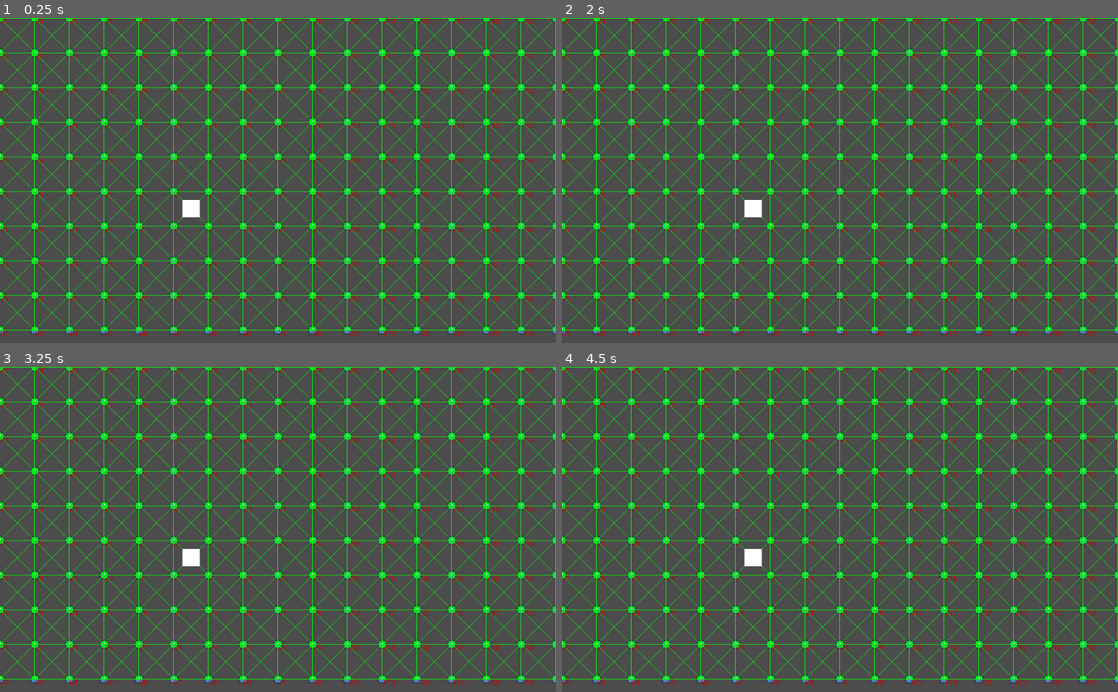
Above: before the commit, frames 1-4 (two rows, left to right).
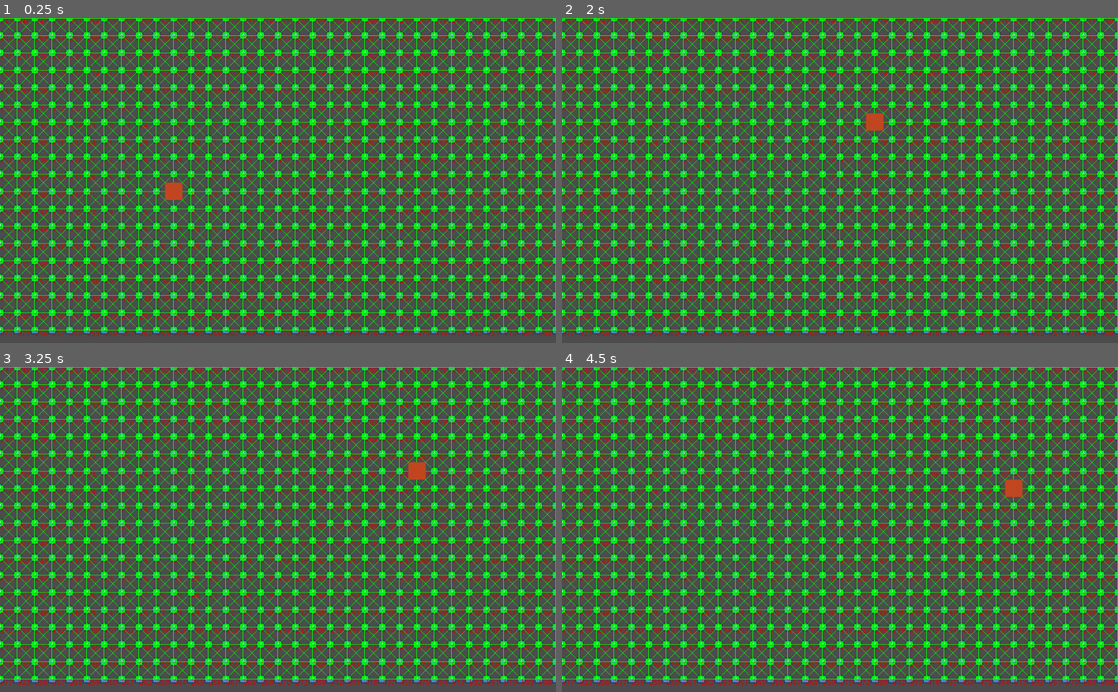
Above: after the commit, the same moments.

Repository: Nabiz/ZombieGameAI
Game: Godot game, scene res://Main.tscn
The game is run twice, just before and just after one commit, with the same random seed, the same clock (stepped at 60 frames per second) and the same inputs. The engine's default icon, where the game draws it, is replaced by a stand-in: a white triangle on a blue panel in a dark square.
Inputs:
- Up to frame 1 (0.25 s): no input
- Up to frame 2 (2 s): tap Space (ui_select) at 0.6, 0.77, 1.07, 1.35, 1.52, 1.82 s
- Up to frame 3 (3.25 s): tap Space (ui_select) at 2.1, 2.85, 3.02 s
- Up to frame 4 (4.5 s): tap Space (ui_select) at 3.32, 3.6, 3.77, 4.07, 4.35 s; tap Enter at 4.25 s

The runs differ from the first frame. In frame 1, 27% of the frame differs, in the area x 0-100%, y 0-98%; in frame 2, 27%; in frame 3, 27%; in frame 4, 27%.

Commit message:
add wandering cube

Diff:
--- /dev/null
+++ b/BotShooter/Bot.tscn
@@ -0,0 +1,13 @@
+[gd_scene format=2]
+
+[node name="Bot" type="Node2D"]
+
+[node name="ColorRect" type="ColorRect" parent="."]
+margin_left = -16.0
+margin_top = -16.0
+margin_right = 16.0
+margin_bottom = 16.0
+color = Color( 0.760784, 0.278431, 0.129412, 1 )
+__meta__ = {
+"_edit_use_anchors_": false
+}
--- a/BotShooter/Graph/Graph.gd
+++ b/BotShooter/Graph/Graph.gd
@@ -2,7 +2,7 @@
 
 var vertices = []
 var edges = []
-var n = 1
+var n = 2
 
 var edge_scene = load("res://Graph/Edge.tscn")
 
--- a/BotShooter/Graph/Vertex.gd
+++ b/BotShooter/Graph/Vertex.gd
@@ -1,6 +1,6 @@
 extends Area2D
 
-var id = 0
+var id = 1
 var vertex_scene = load("res://Graph/Vertex.tscn")
 var graph
 
@@ -13,7 +13,7 @@
 	for i in range(-1, 2):
 		for j in range(-1, 2):
 			if not (i == 0 and j == 0):
-				var neighbor = create_neighbor(position+Vector2(i*64,j*64))
+				var neighbor = create_neighbor(position+Vector2(i*32,j*32))
 				if neighbor:
 					neighbors.append(neighbor)
 					graph.add_edge(id, neighbor.id)
--- a/BotShooter/Main.gd
+++ b/BotShooter/Main.gd
@@ -1,18 +1,34 @@
 extends Node2D
 
 var astar
+var bot
+var flag = true
+var source = 1
+var target = 1
 
 func _ready():
 	astar = MyAstar.new()
+	bot = $Bot
 
 
 func _process(delta):
 	var x
-	var target = 65
-	if Input.is_action_just_pressed("ui_select"):
-		x = astar.search(0, 65)
-		print(x)
-		print(target)
+	if flag:
+		flag = false
+		x = astar.search(source, target)
+		var safe_target = target
+		#print(x)
+		#print(target)
+		bot.position = Utils.graph.get_vertex(target).position
 		while target:
+			safe_target = target
+			bot.position = Utils.graph.get_vertex(target).position
 			target = x[target]
-			print(target)
+			#print(target)
+			yield(get_tree().create_timer(0.2), "timeout")
+
+		source = Utils.graph.vertices[randi() % len(Utils.graph.vertices)].id
+		target = safe_target
+		#prints("NOWY CEL", source)
+		#prints("TARGET", target)
+		flag = true
--- a/BotShooter/Main.tscn
+++ b/BotShooter/Main.tscn
@@ -1,7 +1,8 @@
-[gd_scene load_steps=6 format=2]
+[gd_scene load_steps=7 format=2]
 
 [ext_resource path="res://Graph/Graph.tscn" type="PackedScene" id=1]
 [ext_resource path="res://Main.gd" type="Script" id=2]
+[ext_resource path="res://Bot.tscn" type="PackedScene" id=3]
 
 [sub_resource type="RectangleShape2D" id=1]
 extents = Vector2( 520, 10 )
@@ -16,15 +17,6 @@
 script = ExtResource( 2 )
 
 [node name="Graph" parent="." instance=ExtResource( 1 )]
-
-[node name="ColorRect" type="ColorRect" parent="."]
-margin_left = 336.0
-margin_top = 336.0
-margin_right = 368.0
-margin_bottom = 368.0
-__meta__ = {
-"_edit_use_anchors_": false
-}
 
 [node name="StaticBody2D" type="StaticBody2D" parent="."]
 
@@ -57,3 +49,5 @@
 
 [node name="CollisionPolygon2D2" type="CollisionPolygon2D" parent="StaticBody2D"]
 polygon = PoolVector2Array( 80, 80, 80, 296, 184, 328, 152, 368, 56, 328, 56, 72 )
+
+[node name="Bot" parent="." instance=ExtResource( 3 )]
